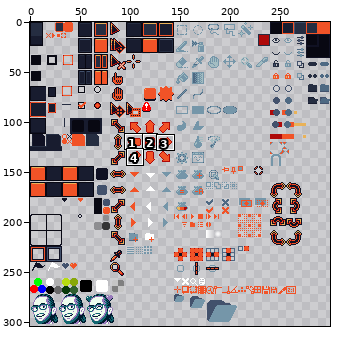
Sprite sheet -- sheet.png. The first picture is a wide view before the edit; the outline marks the close-up.
Close-up. Before:
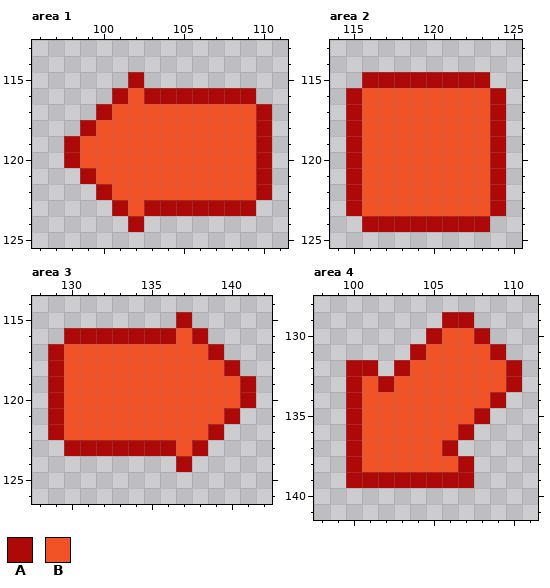
The file is 300x304 pixels. Shown: area 1: x 96..111, y 113..125; area 2: x 114..125, y 113..125; area 3: x 128..142, y 114..126; area 4: x 98..111, y 128..141. The commit also changed other parts of the picture, which this record leaves out.
Palette (. is transparent): A #ae0909  B #f15327
Pixels before, area 1, first column x 98:
115 ....A........
116 ...ABAAAAAAA.
117 ..ABBBBBBBBBA
118 .ABBBBBBBBBBA
119 ABBBBBBBBBBBA
120 ABBBBBBBBBBBA
121 .ABBBBBBBBBBA
122 ..ABBBBBBBBBA
123 ...ABAAAAAAA.
124 ....A........
Pixels before, area 2, first column x 115:
115 .AAAAAAAA.
116 ABBBBBBBBA
117 ABBBBBBBBA
118 ABBBBBBBBA
119 ABBBBBBBBA
120 ABBBBBBBBA
121 ABBBBBBBBA
122 ABBBBBBBBA
123 ABBBBBBBBA
124 .AAAAAAAA.
Pixels before, area 3, first column x 129:
115 ........A....
116 .AAAAAAABA...
117 ABBBBBBBBBA..
118 ABBBBBBBBBBA.
119 ABBBBBBBBBBBA
120 ABBBBBBBBBBBA
121 ABBBBBBBBBBA.
122 ABBBBBBBBBA..
123 .AAAAAAABA...
124 ........A....
Pixels before, area 4, first column x 100:
129 ......AA...
130 .....ABBA..
131 ....ABBBBA.
132 AA.ABBBBBBA
133 ABABBBBBBBA
134 ABBBBBBBBA.
135 ABBBBBBBA..
136 ABBBBBBA...
137 ABBBBBA....
138 ABBBBBBA...
139 AAAAAAAA...
After:
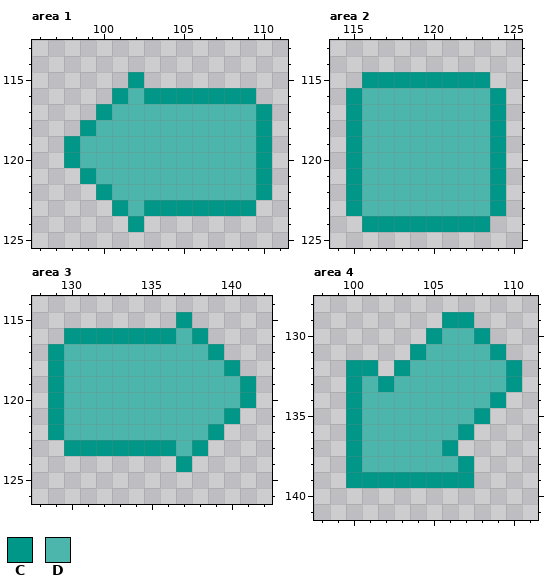
Colours new in this view: C #009688  D #4db6ac
The edit:
{"where": "area 1"}
{"y":115,"x":102,"old":"A","new":"C"}
{"y":116,"x":101,"old":"ABAAAAAAA","new":"CDCCCCCCC"}
{"y":117,"x":100,"old":"ABBBBBBBBBA","new":"CDDDDDDDDDC"}
{"y":118,"x":99,"old":"ABBBBBBBBBBA","new":"CDDDDDDDDDDC"}
{"y":119,"x":98,"old":"ABBBBBBBBBBBA","new":"CDDDDDDDDDDDC"}
{"y":120,"x":98,"old":"ABBBBBBBBBBBA","new":"CDDDDDDDDDDDC"}
{"y":121,"x":99,"old":"ABBBBBBBBBBA","new":"CDDDDDDDDDDC"}
{"y":122,"x":100,"old":"ABBBBBBBBBA","new":"CDDDDDDDDDC"}
{"y":123,"x":101,"old":"ABAAAAAAA","new":"CDCCCCCCC"}
{"y":124,"x":102,"old":"A","new":"C"}
{"where": "area 2"}
{"y":115,"x":116,"old":"AAAAAAAA","new":"CCCCCCCC"}
{"y":116,"x":115,"old":"ABBBBBBBBA","new":"CDDDDDDDDC"}
{"y":117,"x":115,"old":"ABBBBBBBBA","new":"CDDDDDDDDC"}
{"y":118,"x":115,"old":"ABBBBBBBBA","new":"CDDDDDDDDC"}
{"y":119,"x":115,"old":"ABBBBBBBBA","new":"CDDDDDDDDC"}
{"y":120,"x":115,"old":"ABBBBBBBBA","new":"CDDDDDDDDC"}
{"y":121,"x":115,"old":"ABBBBBBBBA","new":"CDDDDDDDDC"}
{"y":122,"x":115,"old":"ABBBBBBBBA","new":"CDDDDDDDDC"}
{"y":123,"x":115,"old":"ABBBBBBBBA","new":"CDDDDDDDDC"}
{"y":124,"x":116,"old":"AAAAAAAA","new":"CCCCCCCC"}
{"where": "area 3"}
{"y":115,"x":137,"old":"A","new":"C"}
{"y":116,"x":130,"old":"AAAAAAABA","new":"CCCCCCCDC"}
{"y":117,"x":129,"old":"ABBBBBBBBBA","new":"CDDDDDDDDDC"}
{"y":118,"x":129,"old":"ABBBBBBBBBBA","new":"CDDDDDDDDDDC"}
{"y":119,"x":129,"old":"ABBBBBBBBBBBA","new":"CDDDDDDDDDDDC"}
{"y":120,"x":129,"old":"ABBBBBBBBBBBA","new":"CDDDDDDDDDDDC"}
{"y":121,"x":129,"old":"ABBBBBBBBBBA","new":"CDDDDDDDDDDC"}
{"y":122,"x":129,"old":"ABBBBBBBBBA","new":"CDDDDDDDDDC"}
{"y":123,"x":130,"old":"AAAAAAABA","new":"CCCCCCCDC"}
{"y":124,"x":137,"old":"A","new":"C"}
{"where": "area 4"}
{"y":129,"x":106,"old":"AA","new":"CC"}
{"y":130,"x":105,"old":"ABBA","new":"CDDC"}
{"y":131,"x":104,"old":"ABBBBA","new":"CDDDDC"}
{"y":132,"x":100,"old":"AA","new":"CC"}
{"y":132,"x":103,"old":"ABBBBBBA","new":"CDDDDDDC"}
{"y":133,"x":100,"old":"ABABBBBBBBA","new":"CDCDDDDDDDC"}
{"y":134,"x":100,"old":"ABBBBBBBBA","new":"CDDDDDDDDC"}
{"y":135,"x":100,"old":"ABBBBBBBA","new":"CDDDDDDDC"}
{"y":136,"x":100,"old":"ABBBBBBA","new":"CDDDDDDC"}
{"y":137,"x":100,"old":"ABBBBBA","new":"CDDDDDC"}
{"y":138,"x":100,"old":"ABBBBBBA","new":"CDDDDDDC"}
{"y":139,"x":100,"old":"AAAAAAAA","new":"CCCCCCCC"}
